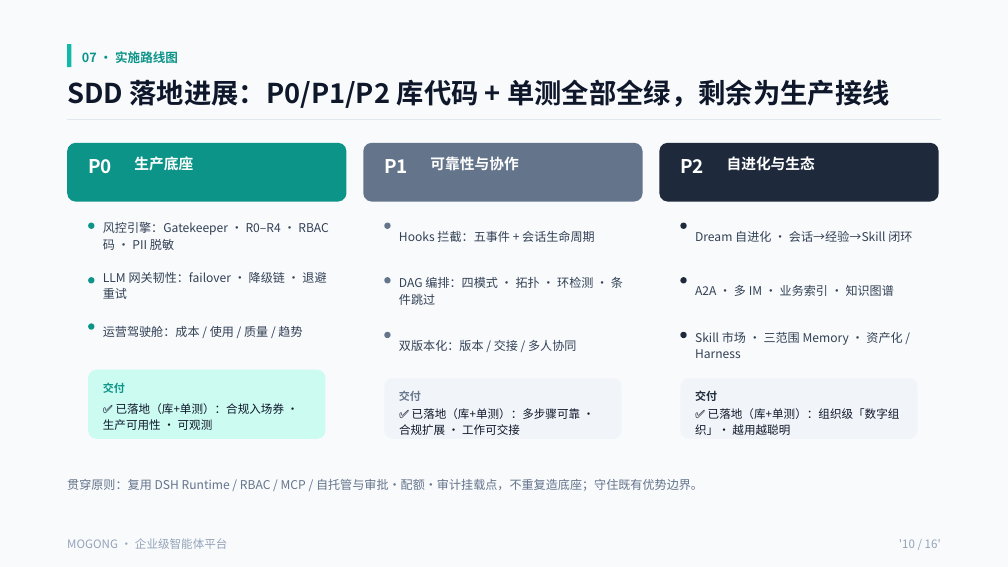
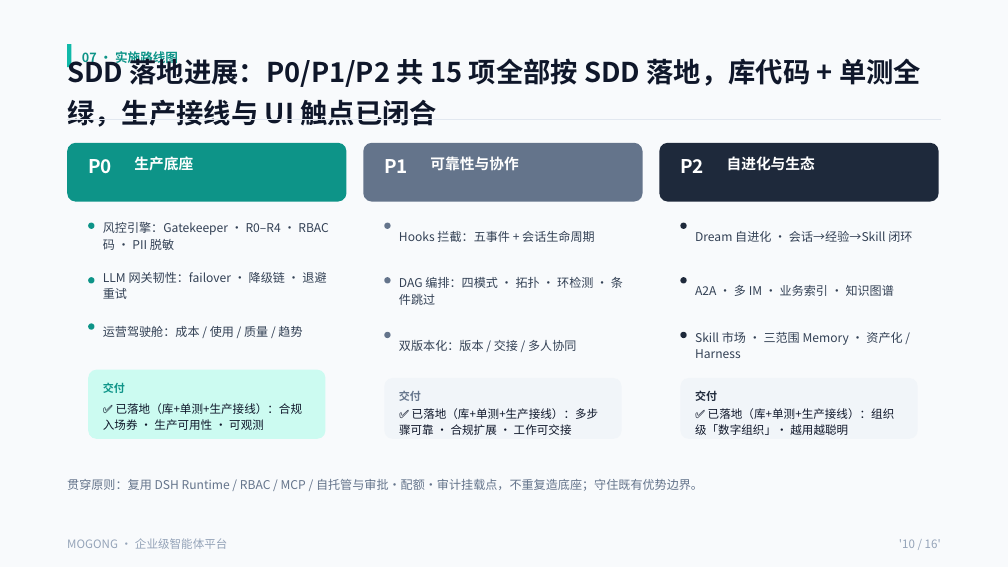
Before and after one commit to cooper2006/mogo, a slide deck: slide 10 of docs/intro-v4.pptx. Drawn at 1008x567 pixels with LibreOffice and Linux fonts; fonts in the diff are those of the drawing. Boxes give left, top, right and bottom in pixels: in the first picture for what was removed or moved away, otherwise in the second. Text is boxed around its words. In the diff, an @@ line names an element or a change of style, - is before the commit and + after.

Commit message:
docs: 同步 SDD 进度（intro-v4.pptx 修订）+ README/部署文档 clone 地址更名
- intro-v4.pptx：按 SDD 全流程落地进度修订 6 页 14 处文本，反映
  007/009/002/T999/001 生产接线闭合（pending-review 5 条全部 resolved）
- README.md / README.zh-CN.md / docker-deployment / windows-installation(中英文)：
  git clone 地址 himovo/movo -> cooper2006/mogo（旧名改名重定向）
- WORK_LOG.md：本轮两批修订记录

```diff
--- a/docs/intro-v4.pptx
+++ b/docs/intro-v4.pptx
@@ text at <box>67,55,921,127</box>: text changed @@
-SDD 落地进展：P0/P1/P2 库代码 + 单测全部全绿，剩余为生产接线
+SDD 落地进展：P0/P1/P2 共 15 项全部按 SDD 落地，库代码 + 单测全绿，生产接线与 UI 触点已闭合
@@ text at <box>103,403,303,430</box>: text changed @@
-✅ 已落地（库+单测）：合规入场券 · 生产可用性 · 可观测
+✅ 已落地（库+单测+生产接线）：合规入场券 · 生产可用性 · 可观测
@@ text at <box>399,408,599,435</box>: text changed @@
-✅ 已落地（库+单测）：多步骤可靠 · 合规扩展 · 工作可交接
+✅ 已落地（库+单测+生产接线）：多步骤可靠 · 合规扩展 · 工作可交接
@@ text at <box>695,408,895,435</box>: text changed @@
-✅ 已落地（库+单测）：组织级「数字组织」· 越用越聪明
+✅ 已落地（库+单测+生产接线）：组织级「数字组织」· 越用越聪明
```
Also in this commit, not shown: 4 other slides changed, 6 other files.
